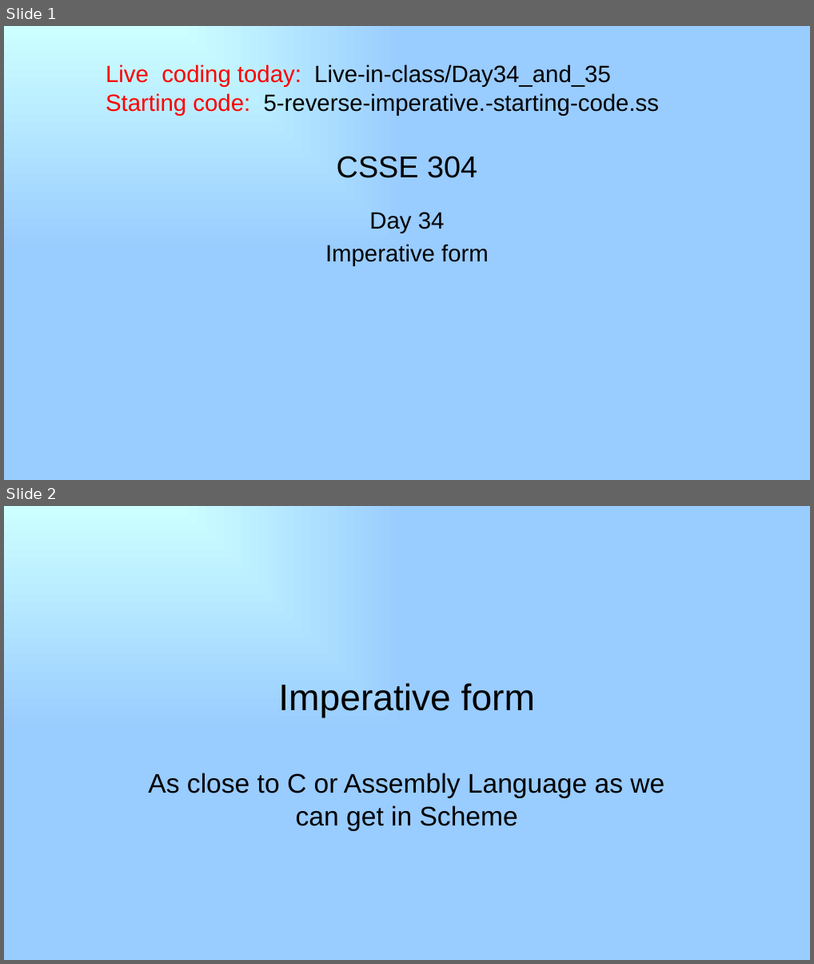
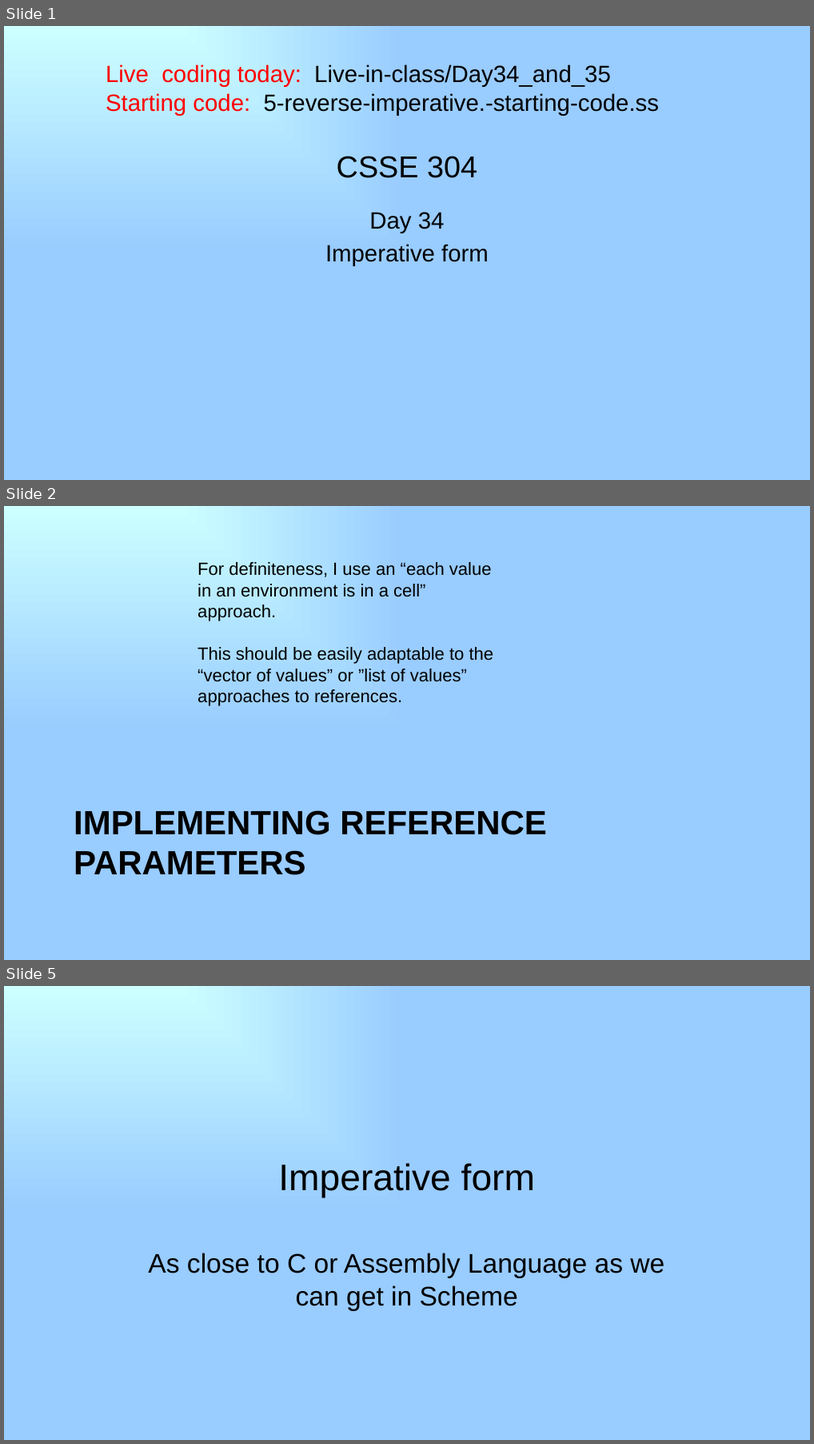
Before and after one commit to RHIT-CSSE/csse304, a slide deck: ClassMaterials/ImperativeForm/34-imperative-form.pptx. Shown one above the other, each under a label of ours: slides 1 and 2 before the commit, slides 1, 2 and 5 after it; the slides between them are not shown. The pictures are 814x964 and 814x1444 pixels, drawn with LibreOffice and Linux fonts; fonts in the diff are those of the drawing. Boxes give left, top, right and bottom in pixels: in the first picture for what was removed or moved away, otherwise in the second. Text is boxed around its words. In the diff, an @@ line names an element or a change of style, - is before the commit and + after.

```diff
--- a/ClassMaterials/ImperativeForm/34-imperative-form.pptx
+++ b/ClassMaterials/ImperativeForm/34-imperative-form.pptx
@@ slide 2 added at [4,506,810,960], background gradient #CCFFFF to #99CCFF @@
@@ text added at [198,562,494,706], 21 pt, text #000000 @@
+For definiteness, I use an “each value in an environment is in a cell” approach.
+This should be easily adaptable to the “vector of values” or ”list of values” approaches to references.
@@ title added at [74,810,547,875], 40 pt, text #000000, bold @@
+IMPLEMENTING REFERENCE PARAMETERS
@@ what was slide 2 is now slide 5 @@
```
Also in this commit, not shown: 2 other slides added, 2 other files.
